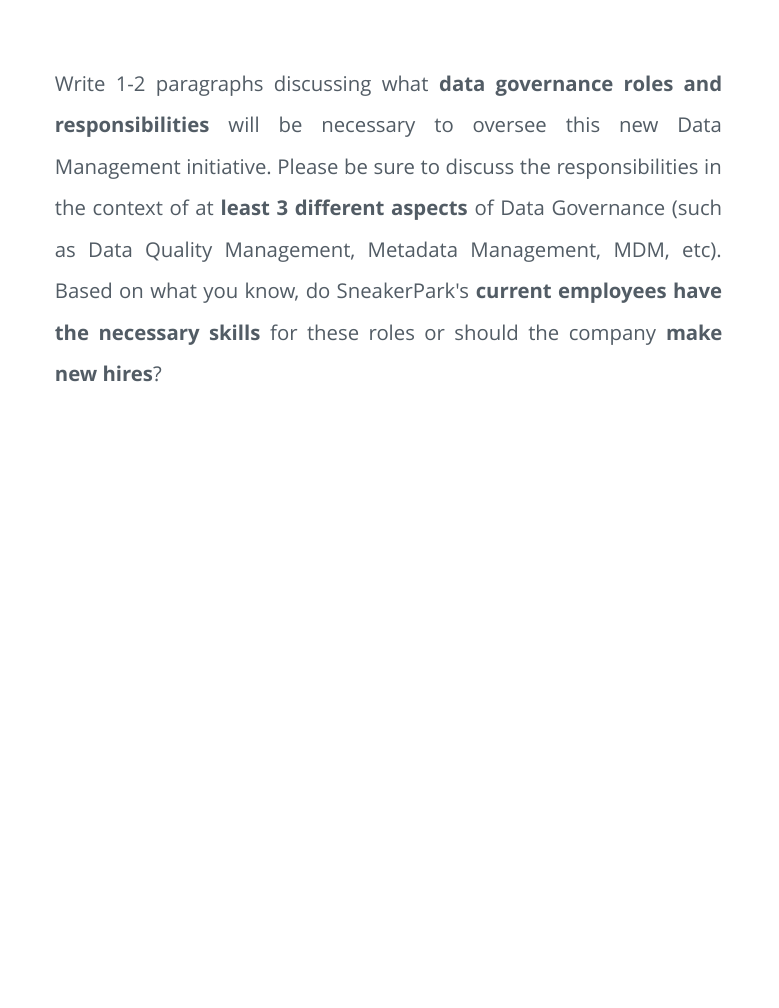
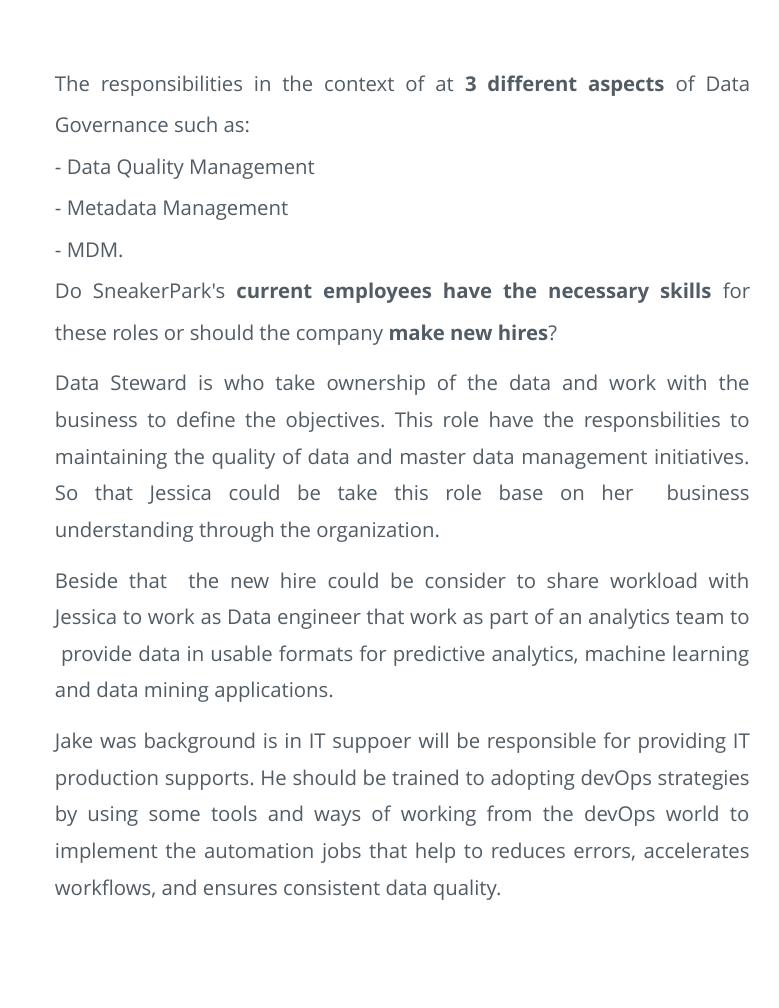
Before and after one commit to fuongcao/udacity-data-achitect, a slide deck: slide 20 of 4- Data Governance at SneakerPark/DataGovernanceAtSneakerPark.pptx (slide 21 before the commit). Drawn at 779x1008 pixels with LibreOffice and Linux fonts; fonts in the diff are those of the drawing. Boxes give left, top, right and bottom in pixels: in the first picture for what was removed or moved away, otherwise in the second. Text is boxed around its words. In the diff, an @@ line names an element or a change of style, - is before the commit and + after.

```diff
--- a/4- Data Governance at SneakerPark/DataGovernanceAtSneakerPark.pptx
+++ b/4- Data Governance at SneakerPark/DataGovernanceAtSneakerPark.pptx
@@ text at [55, 75, 751, 900]: text changed @@
-Write 1-2 paragraphs discussing what data governance roles and responsibilities will be necessary to oversee this new Data Management initiative. Please be sure to discuss the responsibilities in the context of at least 3 different aspects of Data Governance (such as Data Quality Management, Metadata Management, MDM, etc). Based on what you know, do SneakerPark's current employees have the necessary skills for these roles or should the company make new hires?
+The responsibilities in the context of at 3 different aspects of Data Governance such as:
+- Data Quality Management
+- Metadata Management
+- MDM.
+Do SneakerPark's current employees have the necessary skills for these roles or should the company make new hires?
+Data Steward is who take ownership of the data and work with the business to define the objectives. This role have the responsbilities to maintaining the quality of data and master data management initiatives. So that Jessica could be take this role base on her business understanding through the organization.
+Beside that the new hire could be consider to share workload with Jessica to work as Data engineer that work as part of an analytics team to provide data in usable formats for predictive analytics, machine learning and data mining applications.
+Jake was background is in IT suppoer will be responsible for providing IT production supports. He should be trained to adopting devOps strategies by using some tools and ways of working from the devOps world to implement the automation jobs that help to reduces errors, accelerates workflows, and ensures consistent data quality.
```
Also in this commit, not shown: 6 other slides changed, 4 slides added, 6 slides removed, 1 other file.
